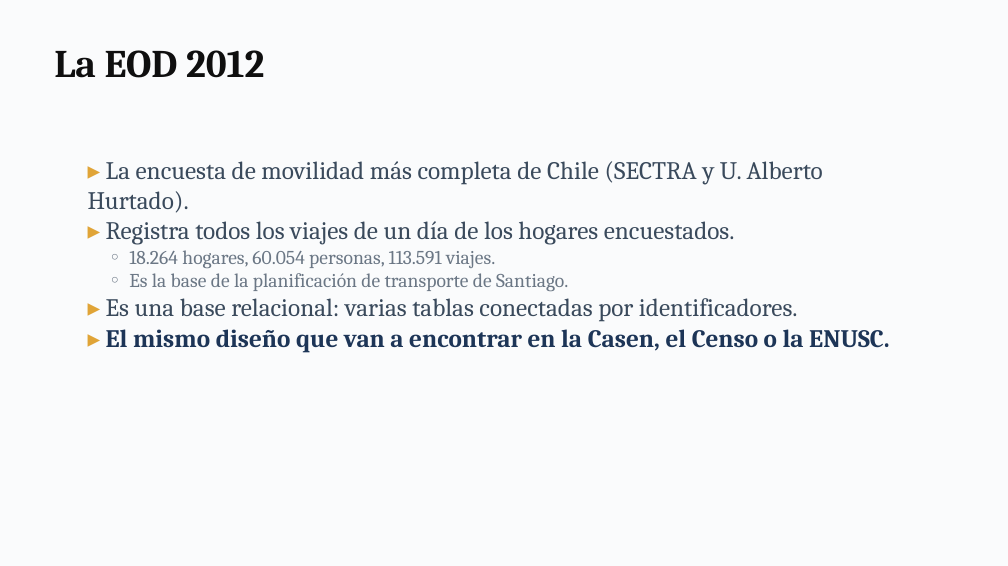
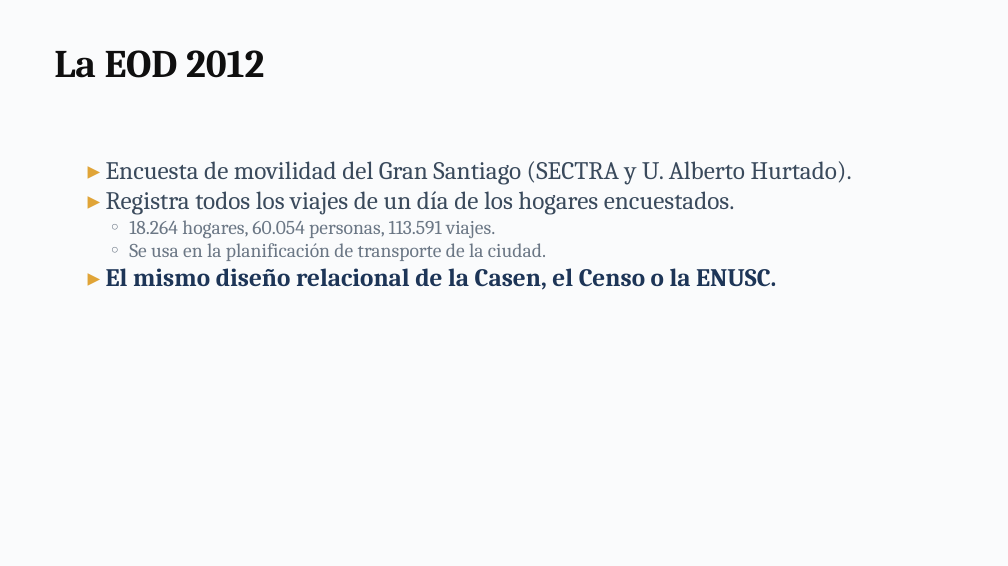
Before and after one commit to daniopitz/cienciadatos, a slide deck: slide 6 of presentaciones/clase02_pandas_eda.pptx. Drawn at 1008x566 pixels with LibreOffice and Linux fonts; fonts in the diff are those of the drawing. Boxes give left, top, right and bottom in pixels: in the first picture for what was removed or moved away, otherwise in the second. Text is boxed around its words. In the diff, an @@ line names an element or a change of style, - is before the commit and + after.

```diff
--- a/presentaciones/clase02_pandas_eda.pptx
+++ b/presentaciones/clase02_pandas_eda.pptx
@@ text at (106,161,852,185): text changed @@
-▸ La encuesta de movilidad más completa de Chile (SECTRA y U. Alberto Hurtado).
+▸ Encuesta de movilidad del Gran Santiago (SECTRA y U. Alberto Hurtado).
@@ text at (106,243,776,290): text changed; text colour #3A4A5C to #1D3557; bold on @@
-◦ Es la base de la planificación de transporte de Santiago.
-▸ Es una base relacional: varias tablas conectadas por identificadores.
-▸ El mismo diseño que van a encontrar en la Casen, el Censo o la ENUSC.
+◦ Se usa en la planificación de transporte de la ciudad.
+▸ El mismo diseño relacional de la Casen, el Censo o la ENUSC.
```
Also in this commit, not shown: 12 other slides changed, 6 slides added, 3 slides removed, 2 other files.
